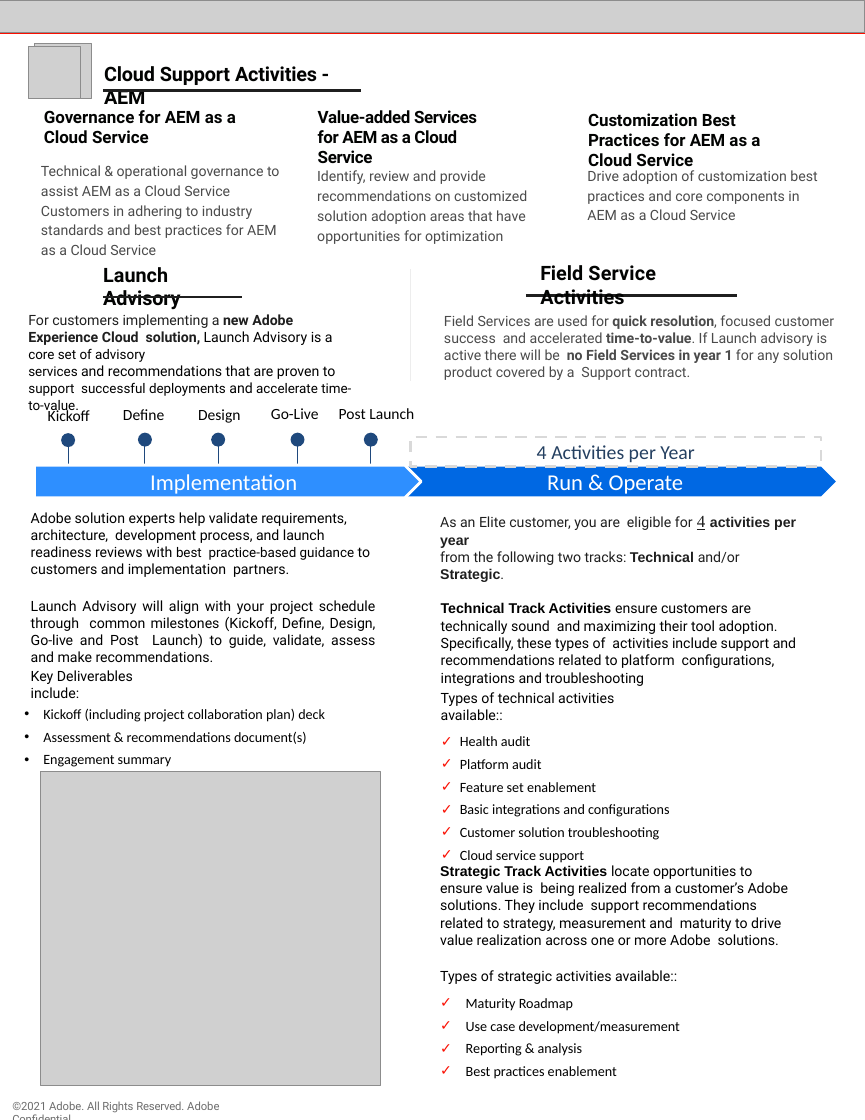
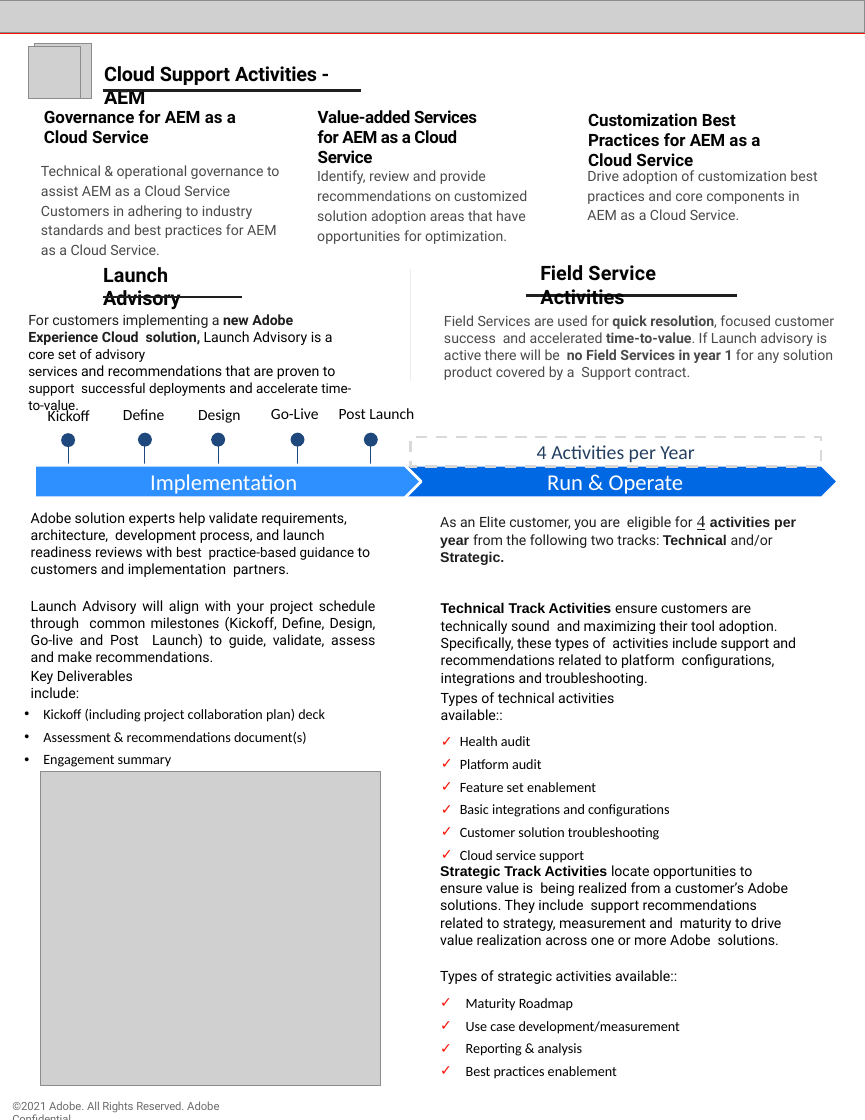
Before and after one commit to isabella232/support-resources.en, a slide deck: slide 3 of help/data-sheets/assets/EliteSupportDatasheet.pptx. Drawn at 865x1120 pixels with LibreOffice and Linux fonts; fonts in the diff are those of the drawing; grey boxes stand for pictures. Boxes give left, top, right and bottom in pixels: in the first picture for what was removed or moved away, otherwise in the second. Text is boxed around its words. In the diff, an @@ line names an element or a change of style, - is before the commit and + after.

```diff
--- a/help/data-sheets/assets/EliteSupportDatasheet.pptx
+++ b/help/data-sheets/assets/EliteSupportDatasheet.pptx
@@ text at [41, 165, 280, 255]: text changed @@
-Technical & operational governance to assist AEM as a Cloud Service Customers in adhering to industry standards and best practices for AEM as a Cloud Service
+Technical & operational governance to assist AEM as a Cloud Service Customers in adhering to industry standards and best practices for AEM as a Cloud Service.
@@ text at [317, 170, 527, 244]: text changed @@
-Identify, review and provide recommendations on customized solution adoption areas that have opportunities for optimization
+Identify, review and provide recommendations on customized solution adoption areas that have opportunities for optimization.
@@ text at [587, 170, 817, 220]: text changed @@
-Drive adoption of customization best practices and core components in AEM as a Cloud Service
+Drive adoption of customization best practices and core components in AEM as a Cloud Service.
@@ text at [440, 516, 796, 565]: text changed @@
-As an Elite customer, you are eligible for 4 activities per year
-from the following two tracks: Technical and/or Strategic.
+As an Elite customer, you are eligible for 4 activities per year from the following two tracks: Technical and/or Strategic.
@@ text at [441, 602, 796, 686]: text changed @@
-Technical Track Activities ensure customers are technically sound and maximizing their tool adoption. Specifically, these types of activities include support and recommendations related to platform configurations, integrations and troubleshooting
+Technical Track Activities ensure customers are technically sound and maximizing their tool adoption. Specifically, these types of activities include support and recommendations related to platform configurations, integrations and troubleshooting.
```
Also in this commit, not shown: 3 other slides changed, 7 other files.
